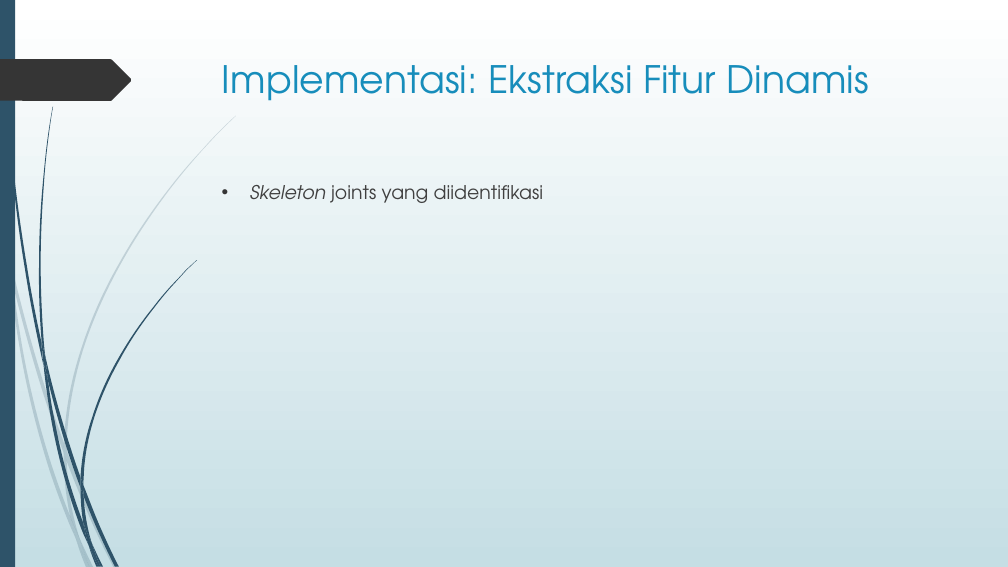
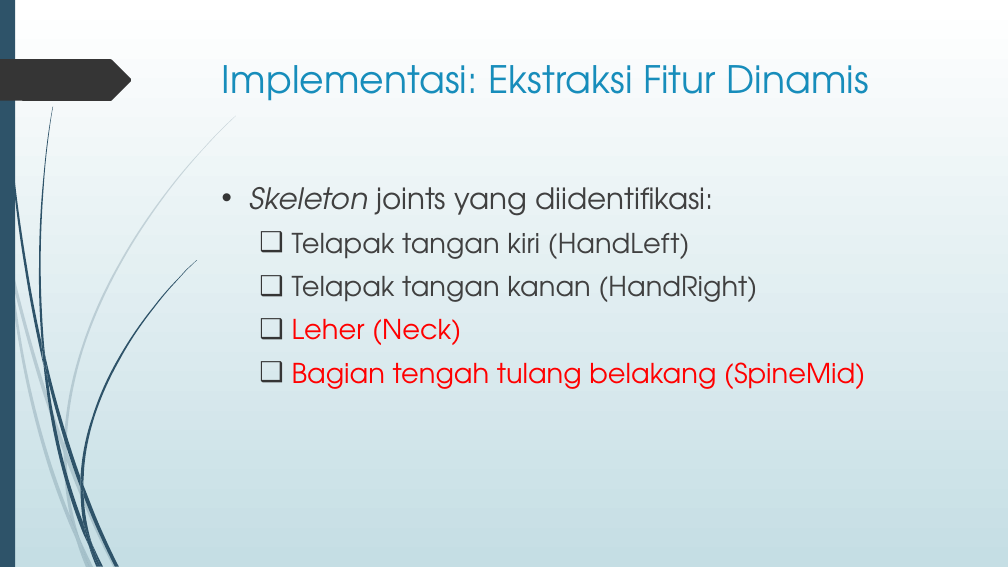
Before and after one commit to yahya1311/TAkisgan, a slide deck: slide 13 of Laporan/Presentasi Sidang.pptx. Drawn at 1008x567 pixels with LibreOffice and Linux fonts; fonts in the diff are those of the drawing. Boxes give left, top, right and bottom in pixels: in the first picture for what was removed or moved away, otherwise in the second. Text is boxed around its words. In the diff, an @@ line names an element or a change of style, - is before the commit and + after.

```diff
--- a/Laporan/Presentasi Sidang.pptx
+++ b/Laporan/Presentasi Sidang.pptx
@@ text at <box>250,187,865,389</box>: text changed; size 18 to 26 pt @@
-• Skeleton joints yang diidentifikasi
+• Skeleton joints yang diidentifikasi:
+  ❑ Telapak tangan kiri (HandLeft)
+  ❑ Telapak tangan kanan (HandRight)
+  ❑ Leher (Neck)
+  ❑ Bagian tengah tulang belakang (SpineMid)
```
Also in this commit, not shown: 7 other slides changed, 10 slides added, 1 slide removed, 9 other files.
